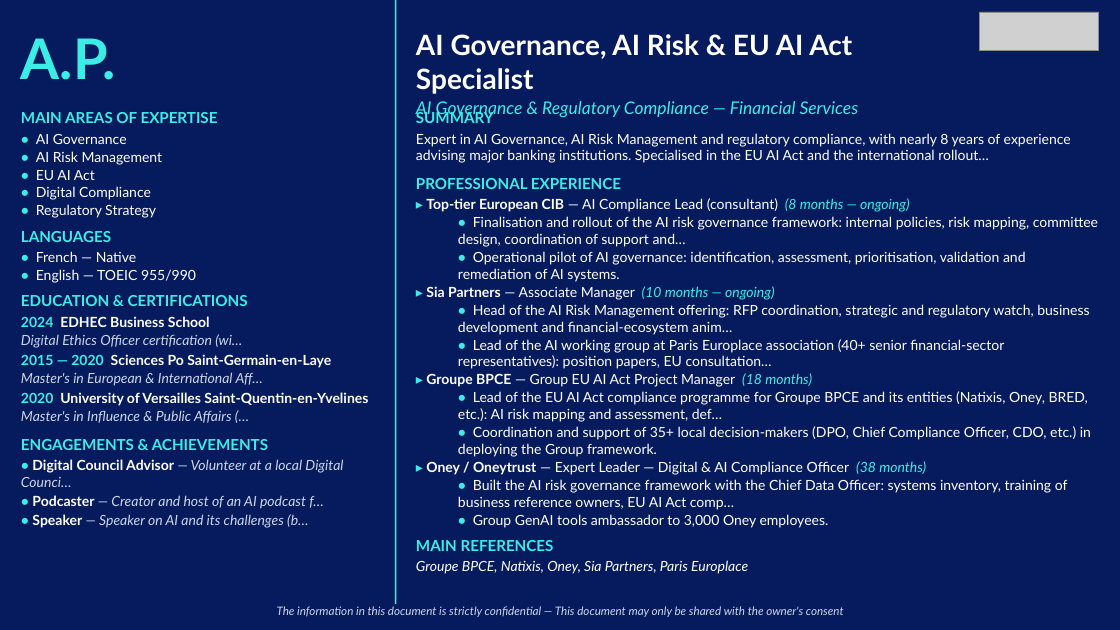
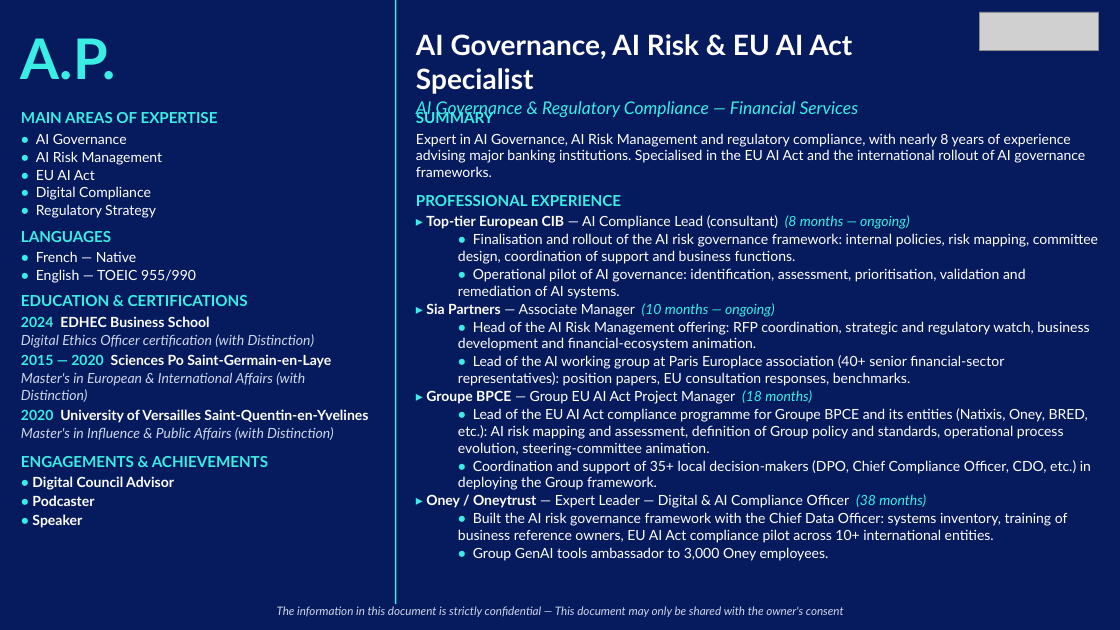
Before and after one commit to insidebankingfrance-rgb/G-n-rateur-de-CV, a slide deck: slide 2 of outputs/A.P._ai_governance.pptx. Drawn at 1120x630 pixels with LibreOffice and Linux fonts; fonts in the diff are those of the drawing; grey boxes stand for pictures. Boxes give left, top, right and bottom in pixels: in the first picture for what was removed or moved away, otherwise in the second. Text is boxed around its words. In the diff, an @@ line names an element or a change of style, - is before the commit and + after.

```diff
--- a/outputs/A.P._ai_governance.pptx
+++ b/outputs/A.P._ai_governance.pptx
@@ text at box(416, 133, 1085, 177): text changed @@
-Expert in AI Governance, AI Risk Management and regulatory compliance, with nearly 8 years of experience advising major banking institutions. Specialised in the EU AI Act and the international rollout…
+Expert in AI Governance, AI Risk Management and regulatory compliance, with nearly 8 years of experience advising major banking institutions. Specialised in the EU AI Act and the international rollout of AI governance frameworks.
@@ text at box(458, 233, 1098, 264): text changed @@
-  • Finalisation and rollout of the AI risk governance framework: internal policies, risk mapping, committee design, coordination of support and…
+  • Finalisation and rollout of the AI risk governance framework: internal policies, risk mapping, committee design, coordination of support and business functions.
@@ text at box(458, 321, 1089, 386): text changed @@
-  • Head of the AI Risk Management offering: RFP coordination, strategic and regulatory watch, business development and financial-ecosystem anim…
-  • Lead of the AI working group at Paris Europlace association (40+ senior financial-sector representatives): position papers, EU consultation…
+  • Head of the AI Risk Management offering: RFP coordination, strategic and regulatory watch, business development and financial-ecosystem animation.
+  • Lead of the AI working group at Paris Europlace association (40+ senior financial-sector representatives): position papers, EU consultation responses, benchmarks.
@@ text at box(21, 334, 315, 348): text changed @@
-Digital Ethics Officer certification (wi…
+Digital Ethics Officer certification (with Distinction)
@@ text at box(21, 372, 305, 402): text changed @@
-Master's in European & International Aff…
+Master's in European & International Affairs (with Distinction)
@@ text at box(458, 408, 1088, 456): text changed @@
-  • Lead of the EU AI Act compliance programme for Groupe BPCE and its entities (Natixis, Oney, BRED, etc.): AI risk mapping and assessment, def…
+  • Lead of the EU AI Act compliance programme for Groupe BPCE and its entities (Natixis, Oney, BRED, etc.): AI risk mapping and assessment, definition of Group policy and standards, operational process evolution, steering-committee animation.
@@ text at box(21, 427, 334, 440): text changed @@
-Master's in Influence & Public Affairs (…
+Master's in Influence & Public Affairs (with Distinction)
@@ text at box(32, 476, 174, 528): text changed; text colour #CCD6E8 to #FFFFFF; bold on; italic off @@
-• Digital Council Advisor — Volunteer at a local Digital Counci…
-• Podcaster — Creator and host of an AI podcast f…
-• Speaker — Speaker on AI and its challenges (b…
+• Digital Council Advisor
+• Podcaster
+• Speaker
@@ text at box(458, 512, 1068, 543): text changed @@
-  • Built the AI risk governance framework with the Chief Data Officer: systems inventory, training of business reference owners, EU AI Act comp…
+  • Built the AI risk governance framework with the Chief Data Officer: systems inventory, training of business reference owners, EU AI Act compliance pilot across 10+ international entities.
@@ text at box(416, 540, 748, 574): paragraphs removed @@
-MAIN REFERENCES
-Groupe BPCE, Natixis, Oney, Sia Partners, Paris Europlace
```
Also in this commit, not shown: 1 other slide changed, 16 other files.
